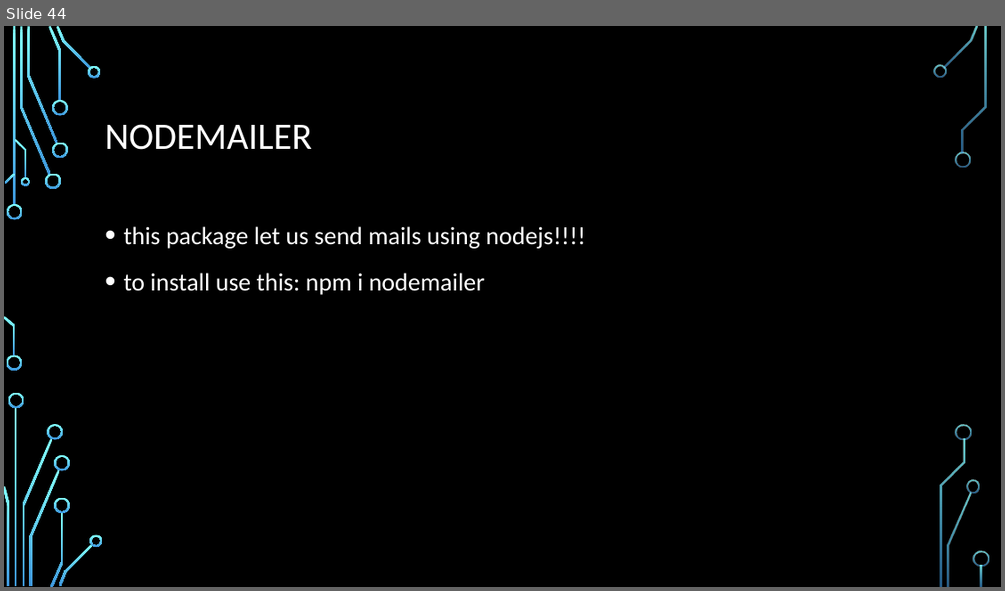
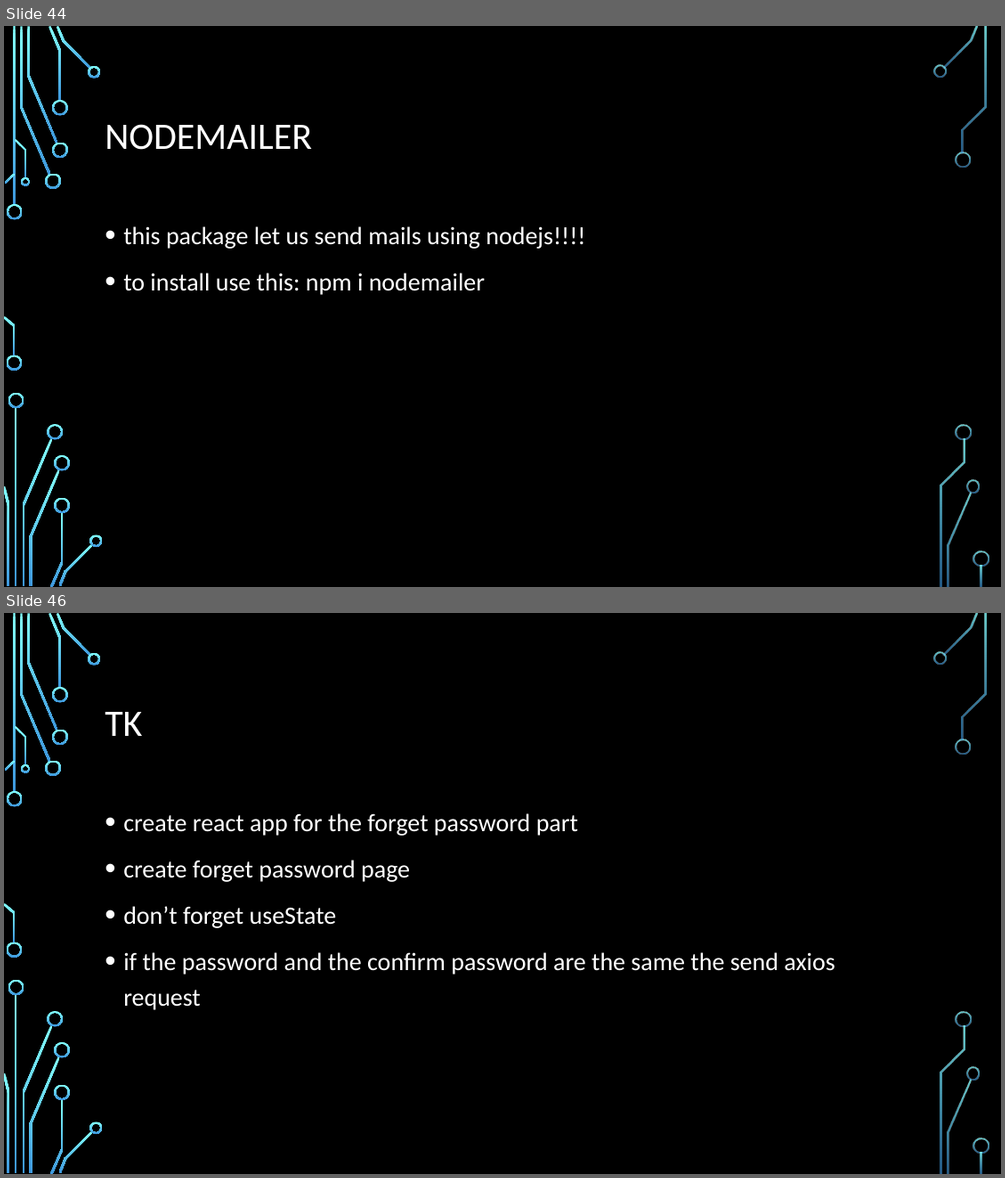
Before and after one commit to Rlss91/hu_morning_nodejs_W011121MR, a slide deck: docs/node js.pptx. Shown one above the other, each under a label of ours: slide 44 before the commit, slides 44 and 46 after it; the slides between them are not shown. The pictures are 1005x591 and 1005x1178 pixels, drawn with LibreOffice and Linux fonts; fonts in the diff are those of the drawing; background and template pictures are left out. Boxes give left, top, right and bottom in pixels: in the first picture for what was removed or moved away, otherwise in the second. Text is boxed around its words. In the diff, an @@ line names an element or a change of style, - is before the commit and + after.

```diff
--- a/docs/node js.pptx
+++ b/docs/node js.pptx
@@ slide 46 added at [4, 613, 1001, 1174], background picture (left out); not listed: 36 template elements that a slide beside it also shows @@
@@ title added at [105, 712, 142, 736], 36 pt, text #FFFFFF @@
+TK
@@ text added at [123, 813, 834, 1010], 24 pt, text #FFFFFF @@
+• create react app for the forget password part
+• create forget password page
+• don’t forget useState
+• if the password and the confirm password are the same the send axios request
```
Also in this commit, not shown: 1 other slide added, 3 other files.
